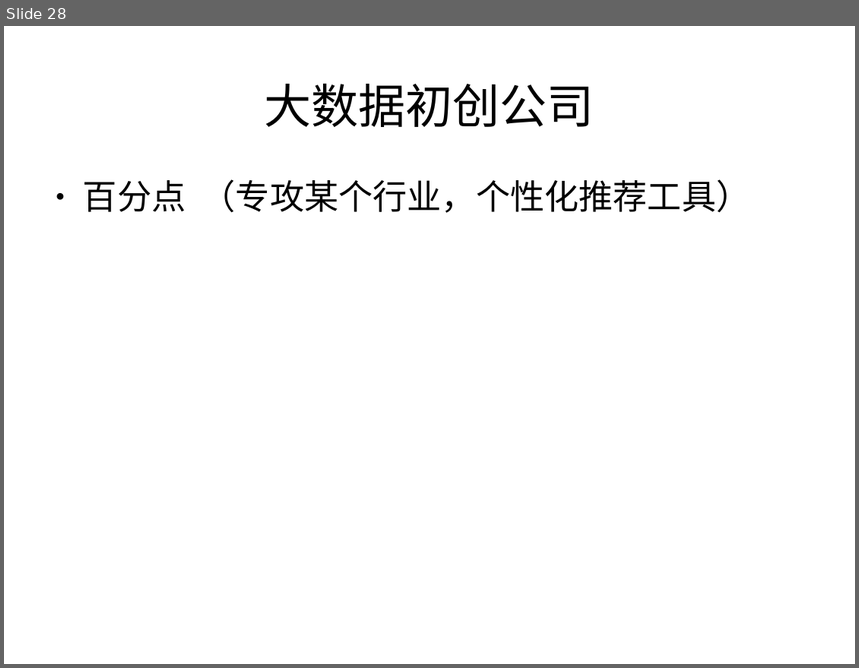
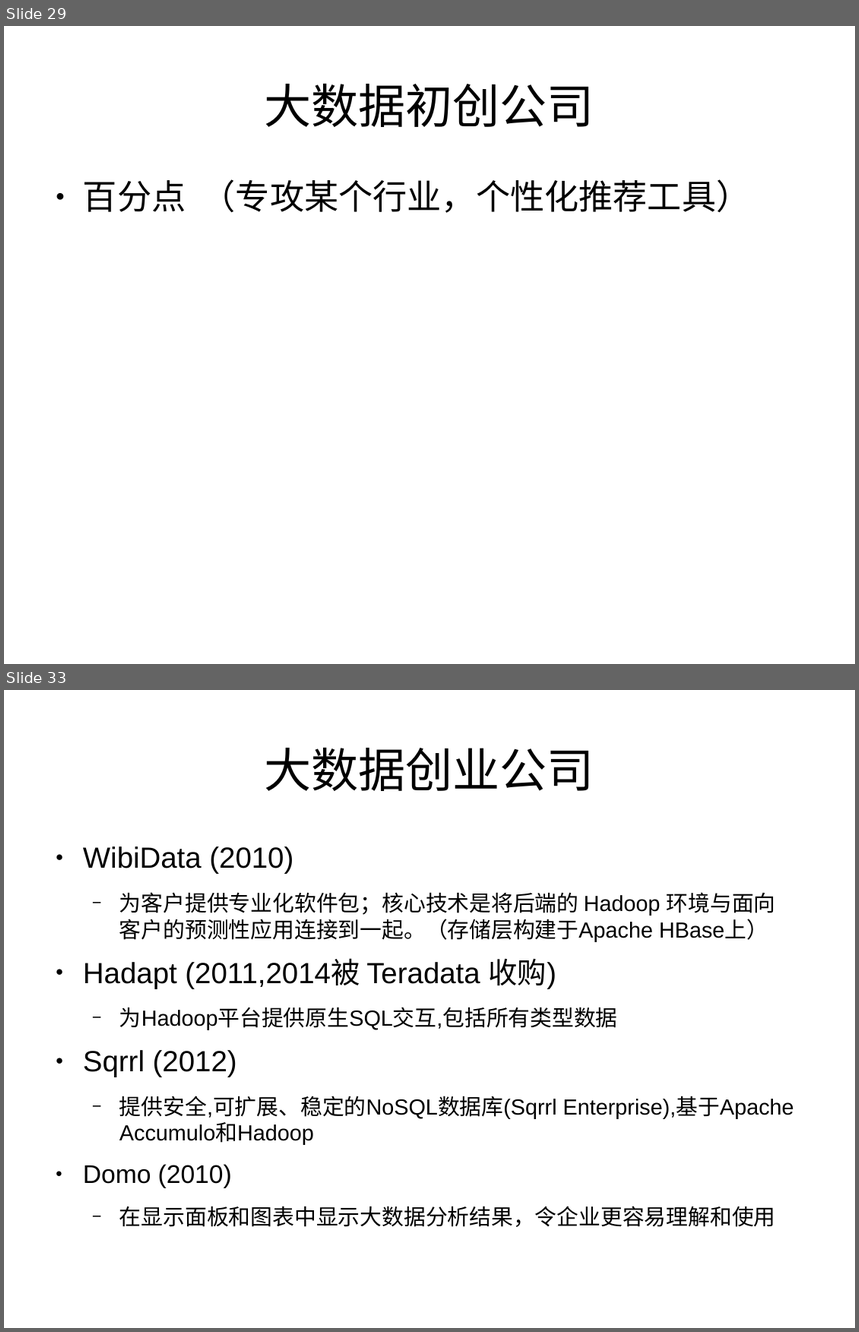
Before and after one commit to zouzhberk/Notes, a slide deck: bigdata/about-bigdata-product.odp. Shown one above the other, each under a label of ours: slide 28 before the commit, slides 29 and 33 after it; the slides between them are not shown. The pictures are 859x668 and 859x1332 pixels, drawn with LibreOffice and Linux fonts; fonts in the diff are those of the drawing. Boxes give left, top, right and bottom in pixels: in the first picture for what was removed or moved away, otherwise in the second. Text is boxed around its words. In the diff, an @@ line names an element or a change of style, - is before the commit and + after.

```diff
--- a/bigdata/about-bigdata-product.odp
+++ b/bigdata/about-bigdata-product.odp
@@ slide 33 added at [4,690,855,1328], background #FFFFFF @@
@@ title added at [264,747,595,791], 44 pt, text #000000 @@
+大数据创业公司
@@ text added at [83,847,794,1227], 20.4 pt, text #000000 @@
+● WibiData (2010)
+  − 为客户提供专业化软件包；核心技术是将后端的 Hadoop 环境与面向客户的预测性应用连接到一起。（存储层构建于Apache HBase上）
+● Hadapt (2011,2014被 Teradata 收购)
+  − 为Hadoop平台提供原生SQL交互,包括所有类型数据
+● Sqrrl (2012)
+  − 提供安全,可扩展、稳定的NoSQL数据库(Sqrrl Enterprise),基于Apache Accumulo和Hadoop
+● Domo (2010)
+  − 在显示面板和图表中显示大数据分析结果，令企业更容易理解和使用
@@ what was slide 28 is now slide 29 @@
```
Also in this commit, not shown: 3 slides changed, 10 other slides added, 1 other file.
